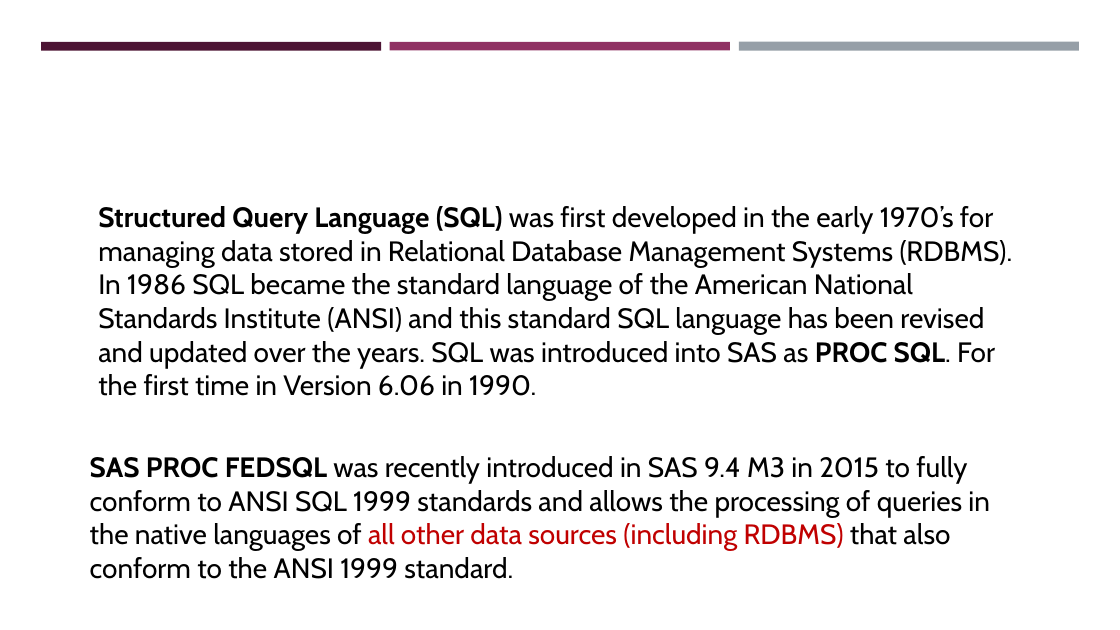
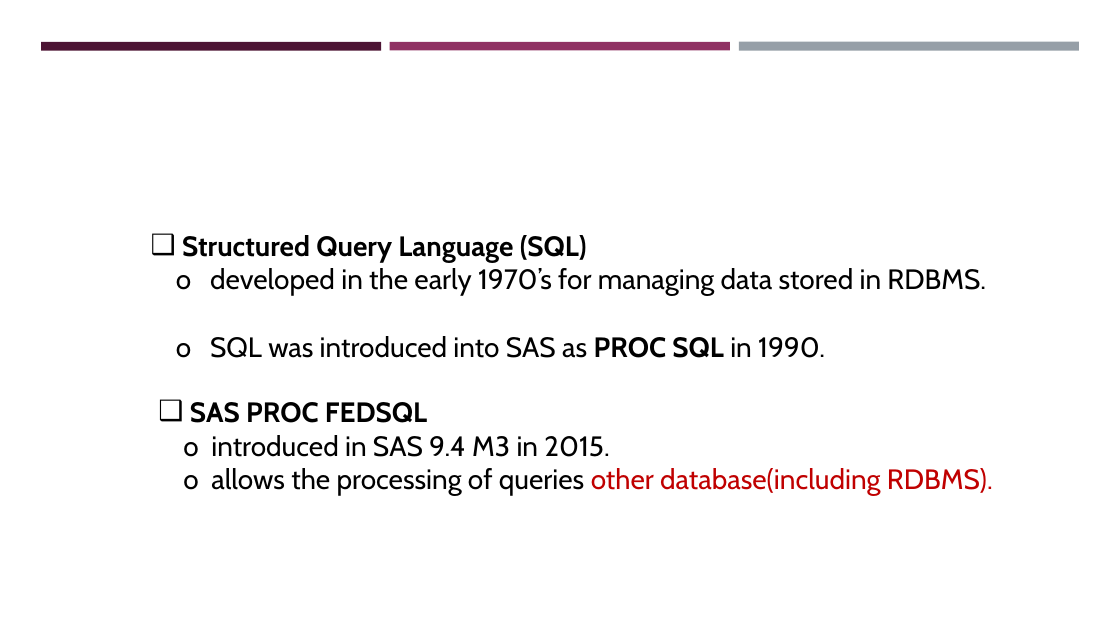
Before and after one commit to pengdsci/STA490, a slide deck: slide 21 of w06/sql/w10-STA321Relational-Database-SQL-Clauses.pptx (slide 19 before the commit). Drawn at 1120x630 pixels with LibreOffice and Linux fonts; fonts in the diff are those of the drawing; background and template pictures are left out. Boxes give left, top, right and bottom in pixels: in the first picture for what was removed or moved away, otherwise in the second. Text is boxed around its words. In the diff, an @@ line names an element or a change of style, - is before the commit and + after.

```diff
--- a/w06/sql/w10-STA321Relational-Database-SQL-Clauses.pptx
+++ b/w06/sql/w10-STA321Relational-Database-SQL-Clauses.pptx
@@ text at [176,235,986,358]: text changed @@
-Structured Query Language (SQL) was first developed in the early 1970’s for managing data stored in Relational Database Management Systems (RDBMS). In 1986 SQL became the standard language of the American National Standards Institute (ANSI) and this standard SQL language has been revised and updated over the years. SQL was introduced into SAS as PROC SQL. For the first time in Version 6.06 in 1990.
+❑ Structured Query Language (SQL)
+o developed in the early 1970’s for managing data stored in RDBMS.
+o SQL was introduced into SAS as PROC SQL in 1990.
@@ text at [183,402,993,496]: text changed @@
-SAS PROC FEDSQL was recently introduced in SAS 9.4 M3 in 2015 to fully conform to ANSI SQL 1999 standards and allows the processing of queries in the native languages of all other data sources (including RDBMS) that also conform to the ANSI 1999 standard.
+❑ SAS PROC FEDSQL
+o introduced in SAS 9.4 M3 in 2015.
+o allows the processing of queries other database(including RDBMS).
```
Also in this commit, not shown: 13 other slides changed, 2 slides added.
